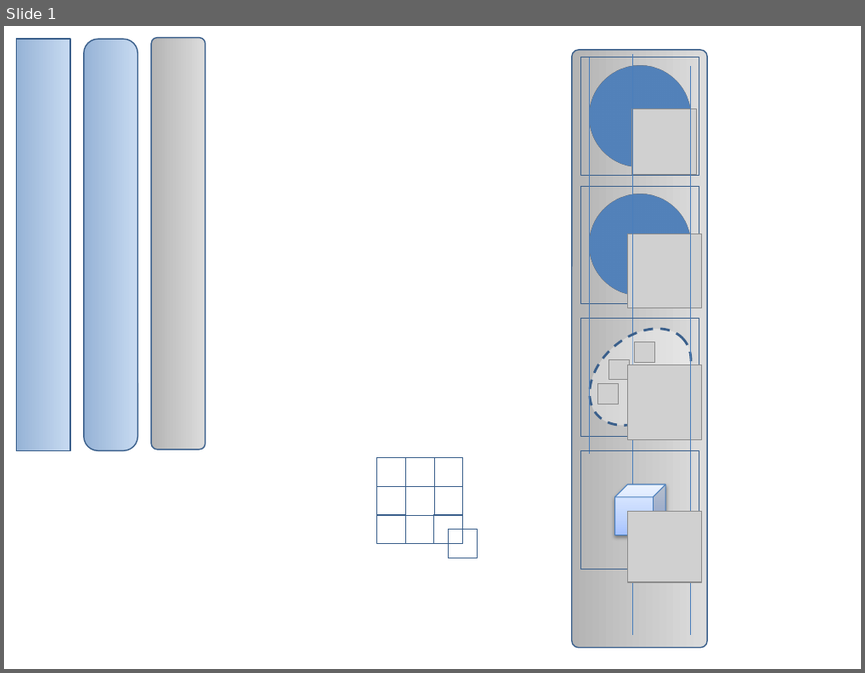
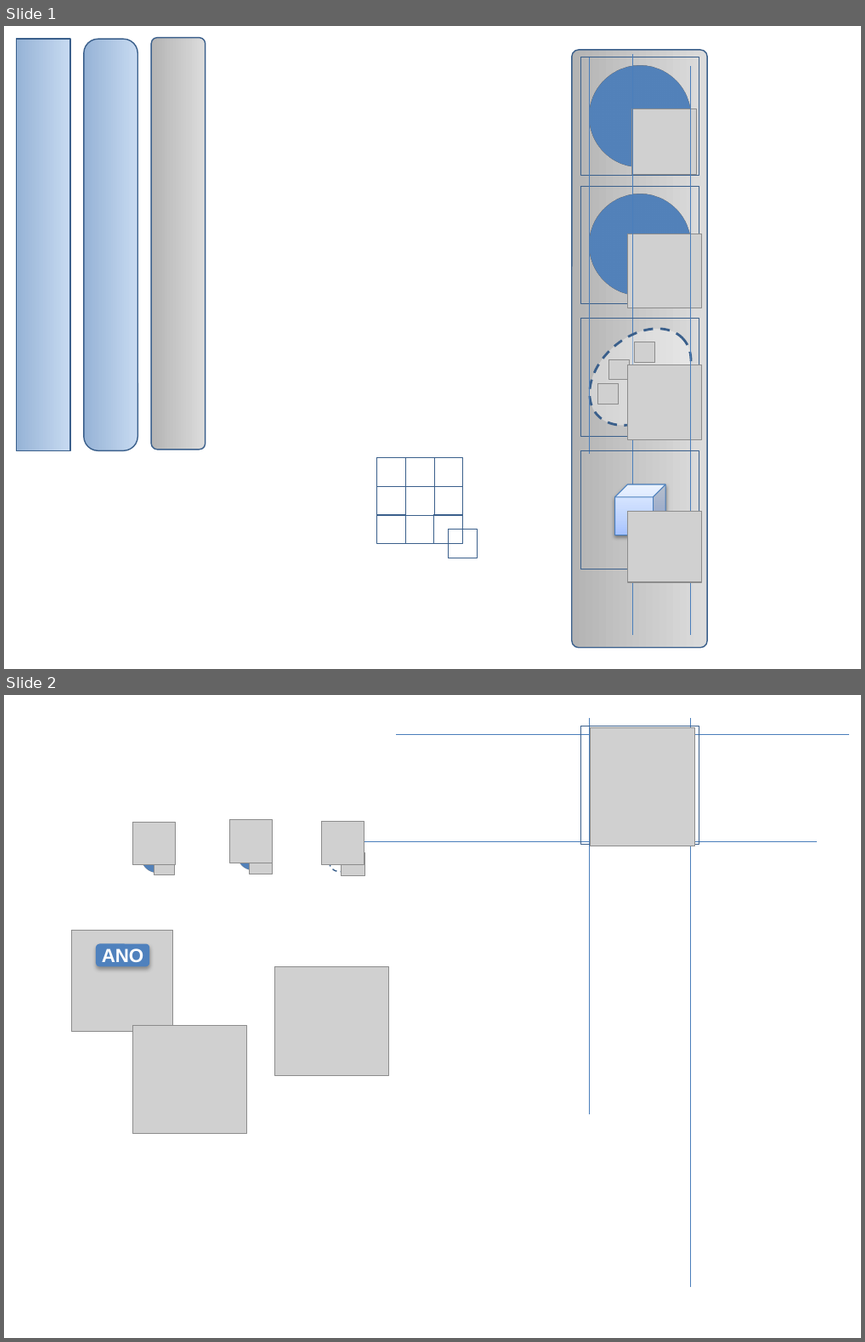
Before and after one commit to CBL-ORION/vaa3d_tools-old, a slide deck: released_plugins/v3d_plugins/teramanager/icons.pptx. Shown one above the other, each under a label of ours: slide 1 before the commit, slides 1 and 2 after it. The pictures are 865x673 and 865x1342 pixels, drawn with LibreOffice and Linux fonts; fonts in the diff are those of the drawing; grey boxes stand for pictures; background and template pictures are left out. Boxes give left, top, right and bottom in pixels: in the first picture for what was removed or moved away, otherwise in the second. Text is boxed around its words. In the diff, an @@ line names an element or a change of style, - is before the commit and + after.

```diff
--- a/released_plugins/v3d_plugins/teramanager/icons.pptx
+++ b/released_plugins/v3d_plugins/teramanager/icons.pptx
@@ slide 2 added at <box>4,695,861,1338</box>, background #FFFFFF @@
@@ line added from (589, 1114) to (589, 717), #4B7EBC 0.75 pt @@
@@ line added from (690, 1287) to (690, 718), #4B7EBC 0.75 pt @@
@@ line added from (849, 734) to (396, 734), #4B7EBC 0.75 pt @@
@@ rectangle added at <box>580,726,698,844</box>, outline #3A5F8C 0.25 pt @@
@@ picture added at <box>590,727,694,845</box> @@
@@ picture added at <box>132,822,176,865</box> @@
@@ picture added at <box>229,820,273,863</box> @@
@@ picture added at <box>322,822,364,865</box> @@
@@ ellipse added at <box>141,840,173,873</box>, fill #4F81BD @@
@@ ellipse added at <box>237,838,268,870</box>, fill #4F81BD @@
@@ ellipse added at <box>324,835,367,878</box>, fill #FFFFFF at 37% opacity, outline #3A5F8C 1 pt dashed @@
@@ line added from (817, 841) to (364, 841), #4B7EBC 0.75 pt @@
@@ picture added at <box>154,854,175,875</box> @@
@@ picture added at <box>249,851,273,874</box> @@
@@ picture added at <box>341,852,364,876</box> @@
@@ picture added at <box>72,930,173,1031</box> @@
@@ rounded rectangle added at <box>96,943,149,967</box>, fill #4F81BD, 16 pt, text #FFFFFF, bold @@
+ANO
@@ picture added at <box>275,967,389,1076</box> @@
@@ picture added at <box>132,1026,246,1134</box> @@
```
Also in this commit, not shown: 1 slide removed, 14 other files.
